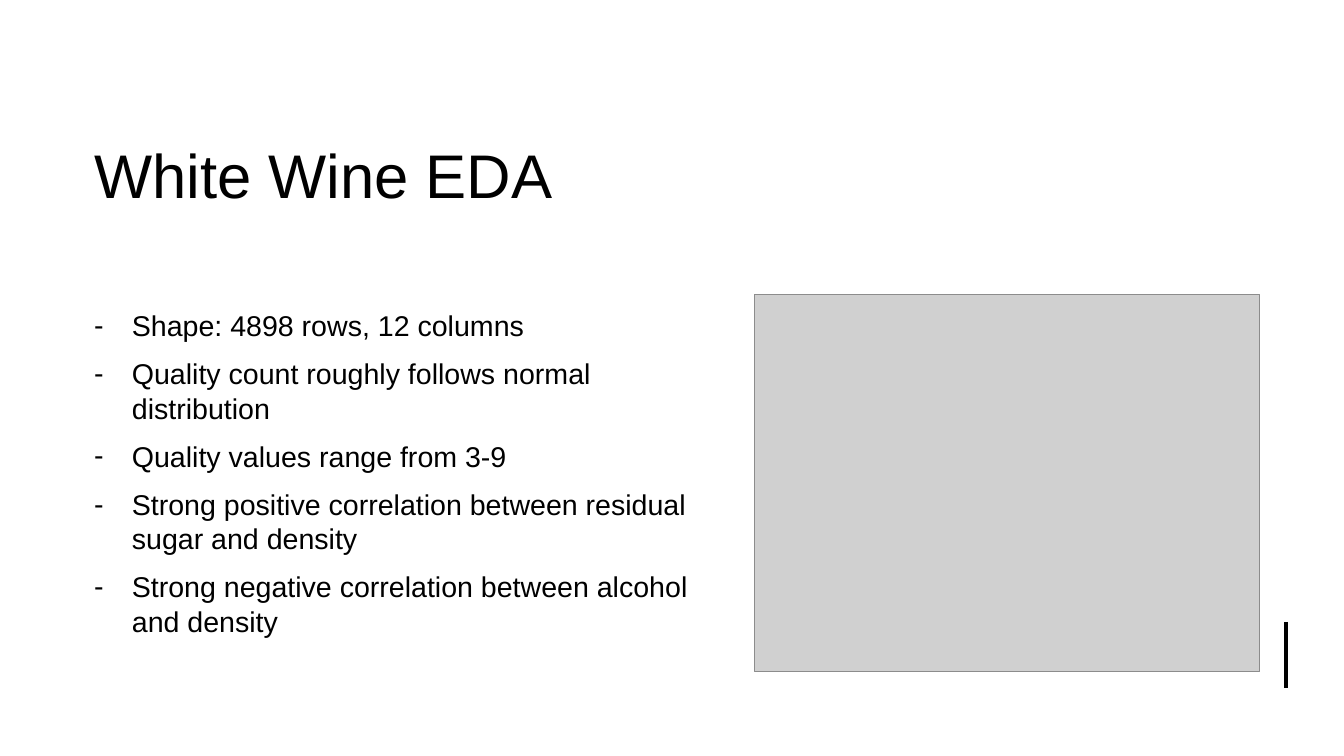
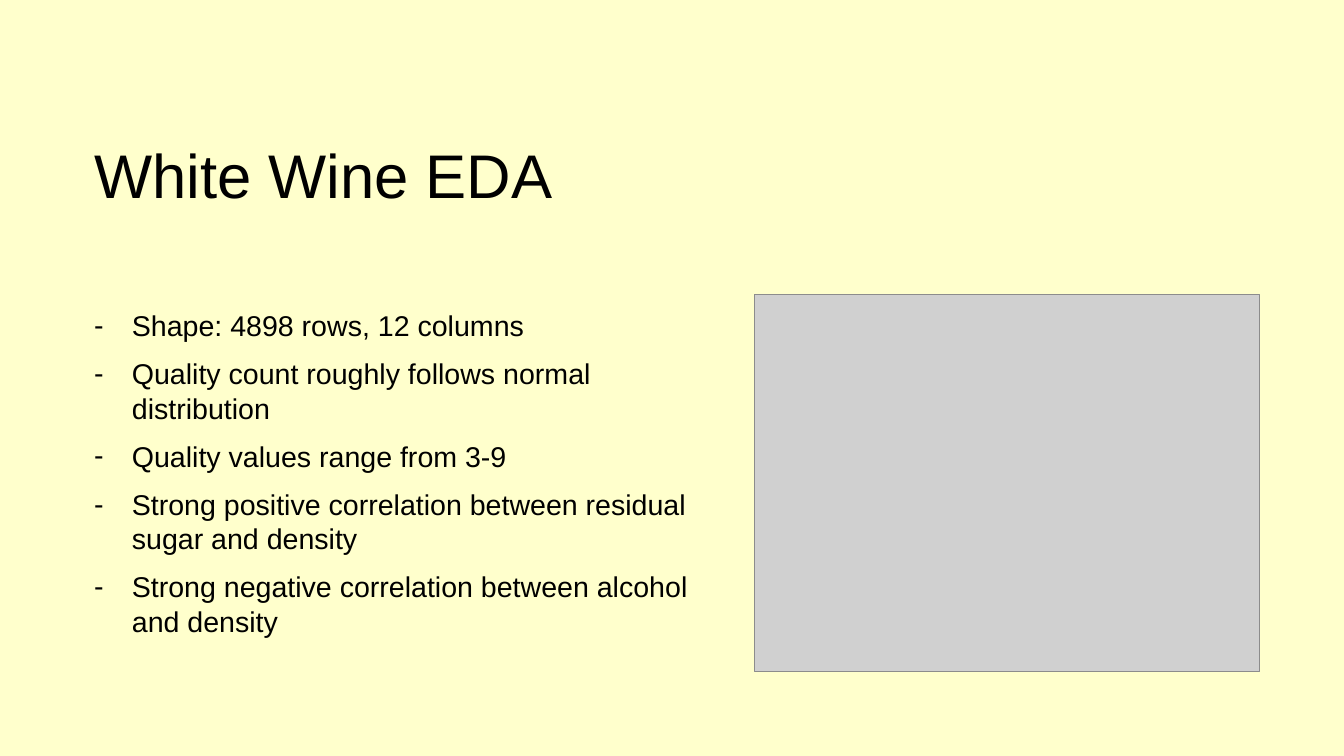
Before and after one commit to Mystaex/CSE4334-Project-Wine, a slide deck: slide 3 of wine_presentation.pptx. Drawn at 1344x756 pixels with LibreOffice and Linux fonts; fonts in the diff are those of the drawing; grey boxes stand for pictures. Boxes give left, top, right and bottom in pixels: in the first picture for what was removed or moved away, otherwise in the second. Text is boxed around its words. In the diff, an @@ line names an element or a change of style, - is before the commit and + after.

```diff
--- a/wine_presentation.pptx
+++ b/wine_presentation.pptx
@@ background #FFFFFF to #FFFFCC @@
@@ rectangle removed at box(0, 0, 1344, 756) @@
@@ rectangle removed at box(0, 0, 1344, 280) @@
@@ line removed from (1287, 622) to (1287, 688) @@
```
Also in this commit, not shown: 8 other slides changed, 2 slides added, 1 slide removed, 5 other files.
